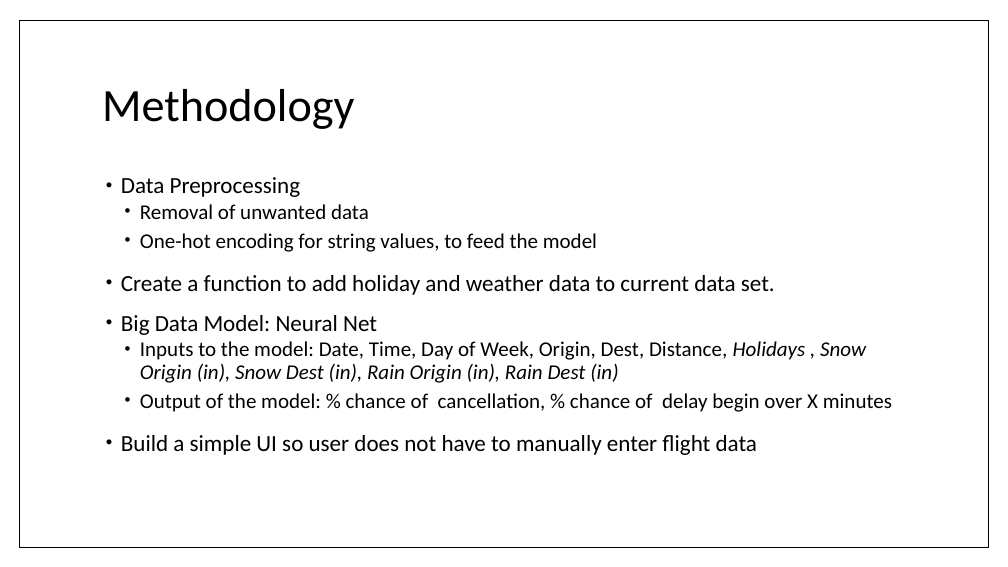
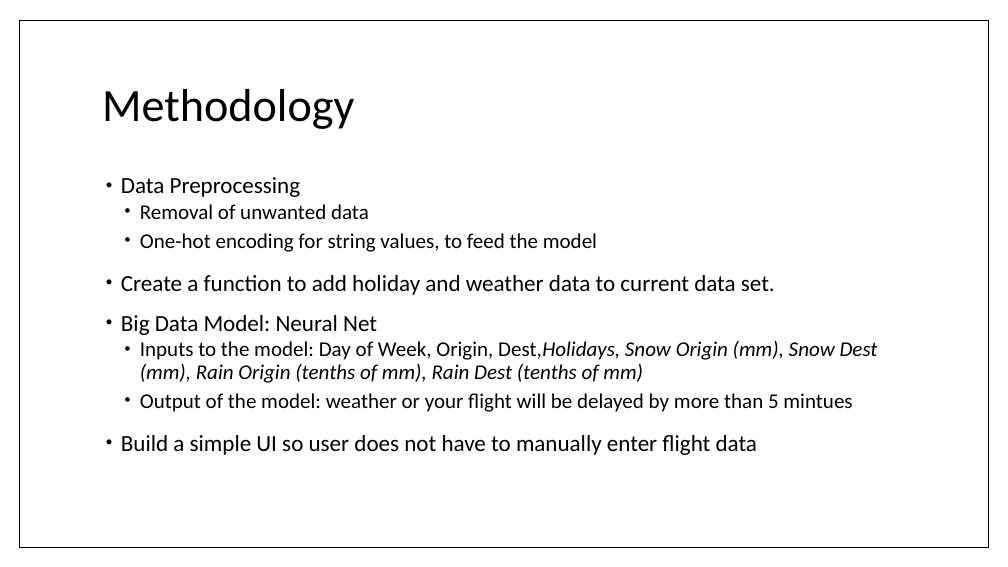
Before and after one commit to RoAjinkya/FlightDelay, a slide deck: slide 5 of docs/Final Presentation_FlightDelay.pptx. Drawn at 1008x567 pixels with LibreOffice and Linux fonts; fonts in the diff are those of the drawing. Boxes give left, top, right and bottom in pixels: in the first picture for what was removed or moved away, otherwise in the second. Text is boxed around its words. In the diff, an @@ line names an element or a change of style, - is before the commit and + after.

```diff
--- a/docs/Final Presentation_FlightDelay.pptx
+++ b/docs/Final Presentation_FlightDelay.pptx
@@ text at [140, 341, 878, 412]: text changed @@
-  • Inputs to the model: Date, Time, Day of Week, Origin, Dest, Distance, Holidays , Snow Origin (in), Snow Dest (in), Rain Origin (in), Rain Dest (in)
-  • Output of the model: % chance of cancellation, % chance of delay begin over X minutes
+  • Inputs to the model: Day of Week, Origin, Dest,Holidays, Snow Origin (mm), Snow Dest (mm), Rain Origin (tenths of mm), Rain Dest (tenths of mm)
+  • Output of the model: weather or your flight will be delayed by more than 5 mintues
```
Also in this commit, not shown: 3 other slides changed, 2 slides added, 15 other files.
